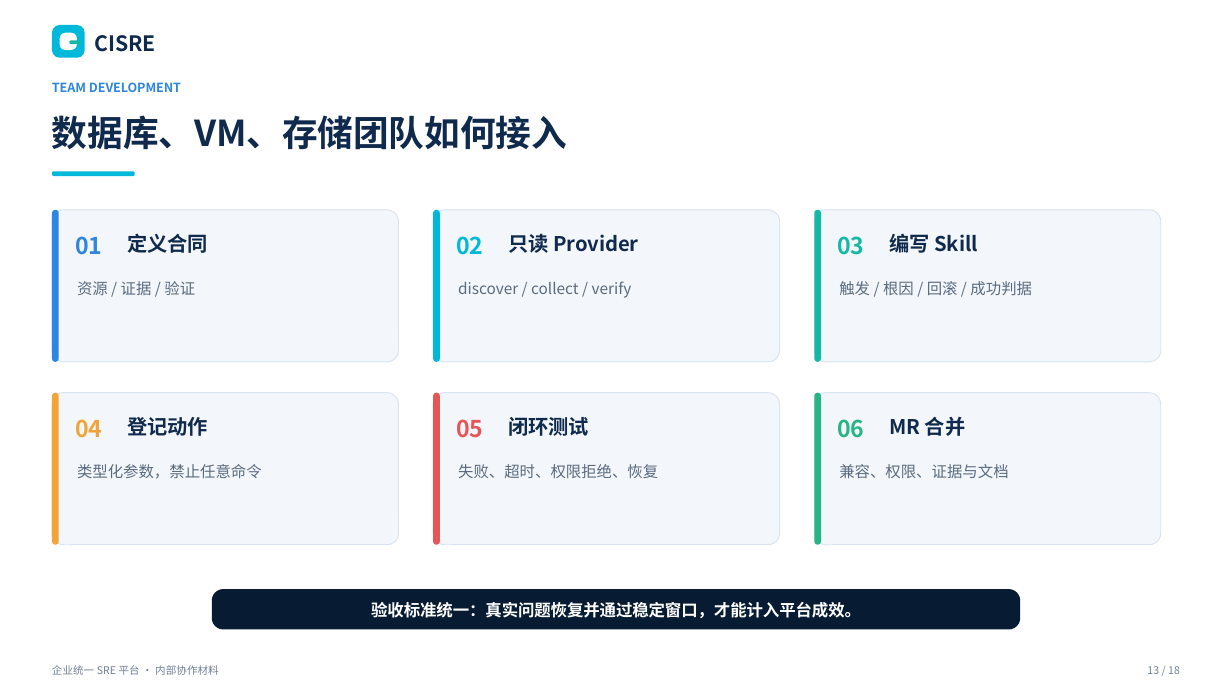
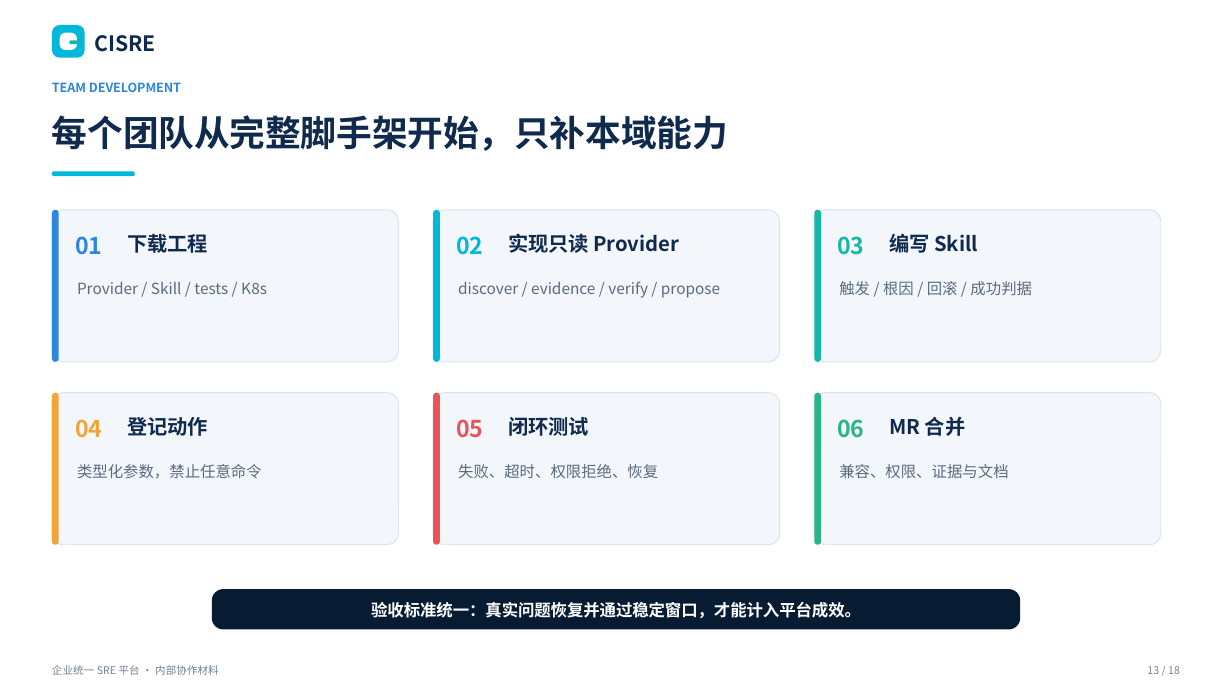
Before and after one commit to William-Lu-stack/Flawless, a slide deck: slide 13 of docs/CISRE_ENTERPRISE_OPS_PLATFORM.pptx. Drawn at 1232x693 pixels with LibreOffice and Linux fonts; fonts in the diff are those of the drawing. Boxes give left, top, right and bottom in pixels: in the first picture for what was removed or moved away, otherwise in the second. Text is boxed around its words. In the diff, an @@ line names an element or a change of style, - is before the commit and + after.

```diff
--- a/docs/CISRE_ENTERPRISE_OPS_PLATFORM.pptx
+++ b/docs/CISRE_ENTERPRISE_OPS_PLATFORM.pptx
@@ text at <box>52,115,728,151</box>: text changed @@
-数据库、VM、存储团队如何接入
+每个团队从完整脚手架开始，只补本域能力
@@ text at <box>127,233,208,253</box>: text changed @@
-定义合同
+下载工程
@@ text at <box>508,233,679,253</box>: text changed @@
-只读 Provider
+实现只读 Provider
@@ text at <box>77,282,267,294</box>: text changed @@
-资源 / 证据 / 验证
+Provider / Skill / tests / K8s
@@ text at <box>458,281,720,298</box>: text changed @@
-discover / collect / verify
+discover / evidence / verify / propose
```
Also in this commit, not shown: 12 other slides changed, 35 other files.
